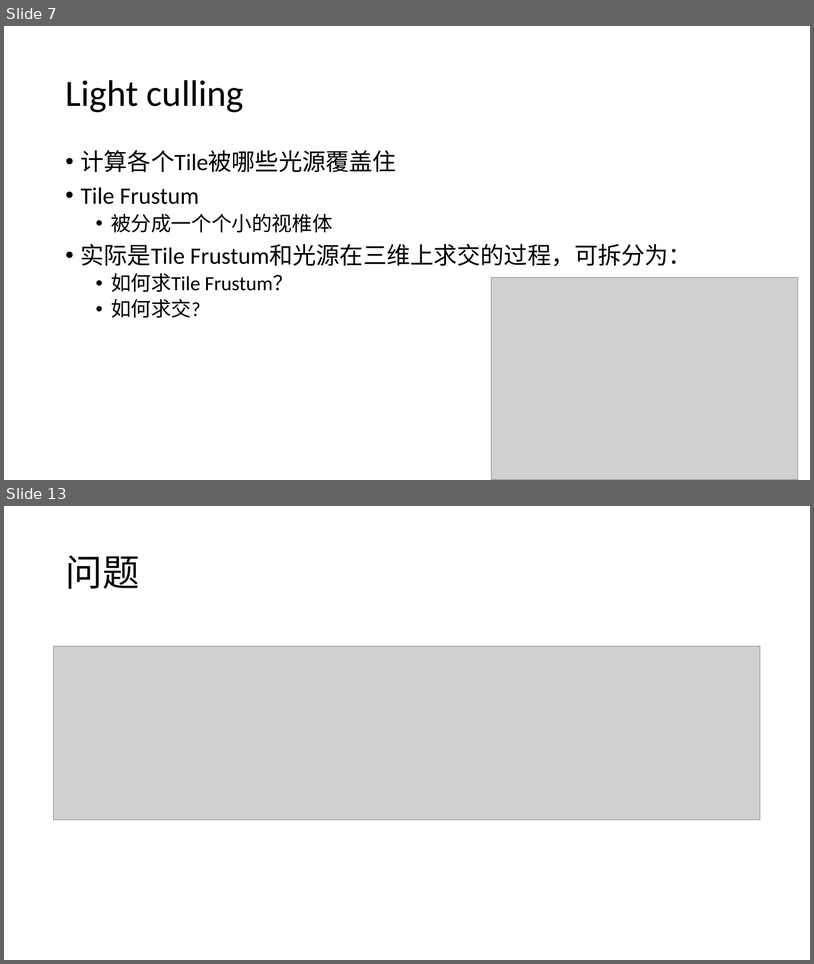
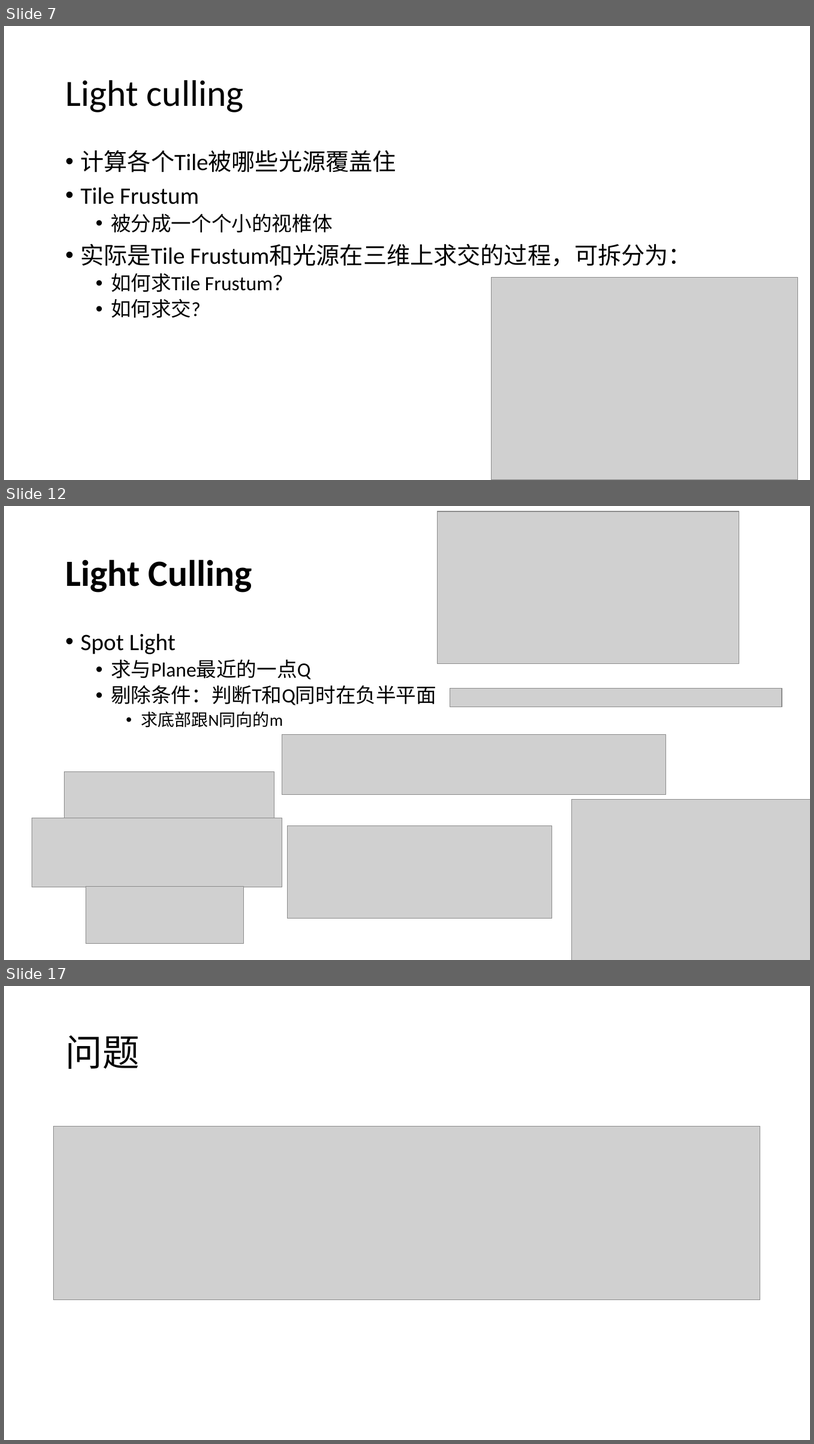
Before and after one commit to liangjuntu/Papers, a slide deck: ForwardPlus/Forward+梁骏图.pptx. Shown one above the other, each under a label of ours: slides 7 and 13 before the commit, slides 7, 12 and 17 after it; the slides between them are not shown. The pictures are 814x964 and 814x1444 pixels, drawn with LibreOffice and Linux fonts; fonts in the diff are those of the drawing; grey boxes stand for pictures. Boxes give left, top, right and bottom in pixels: in the first picture for what was removed or moved away, otherwise in the second. Text is boxed around its words. In the diff, an @@ line names an element or a change of style, - is before the commit and + after.

```diff
--- a/ForwardPlus/Forward+梁骏图.pptx
+++ b/ForwardPlus/Forward+梁骏图.pptx
@@ slide 12 added at box(4, 506, 810, 960), background #FFFFFF @@
@@ picture added at box(438, 511, 739, 664) @@
@@ title added at box(65, 559, 252, 592), 44 pt, text #000000, bold @@
+Light Culling
@@ text added at box(81, 633, 437, 727), 24 pt, text #000000 @@
+• Spot Light
+  • 求与Plane最近的一点Q
+  • 剔除条件：判断T和Q同时在负半平面
+    • 求底部跟N同向的m
@@ picture added at box(450, 688, 782, 707) @@
@@ picture added at box(282, 735, 666, 795) @@
@@ picture added at box(65, 772, 275, 826) @@
@@ picture added at box(572, 799, 810, 960) @@
@@ picture added at box(32, 817, 283, 887) @@
@@ picture added at box(288, 825, 552, 918) @@
@@ picture added at box(86, 886, 243, 943) @@
@@ what was slide 13 is now slide 17 @@
```
Also in this commit, not shown: 3 slides changed, 6 other slides added, 3 slides removed.
